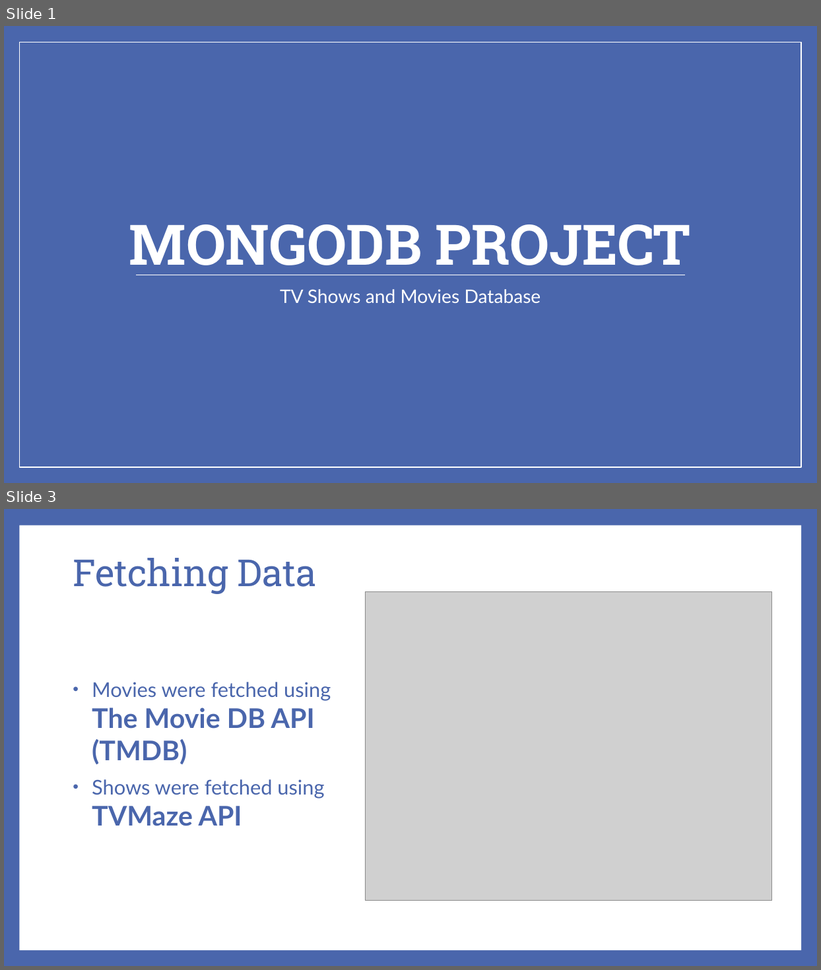
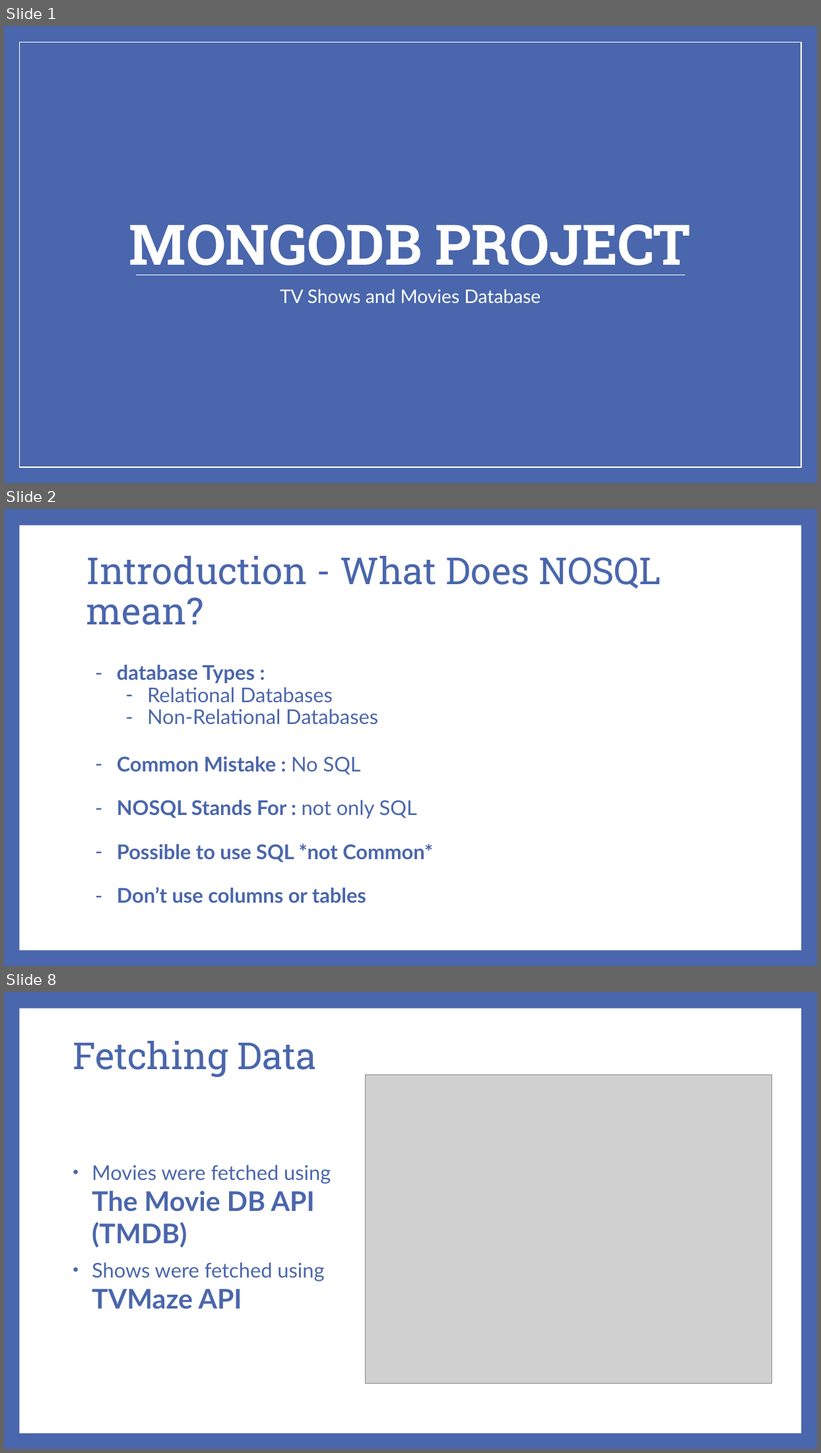
Before and after one commit to abedafnan/MonogoDB-Project, a slide deck: MongoDB Project.pptx. Shown one above the other, each under a label of ours: slides 1 and 3 before the commit, slides 1, 2 and 8 after it; the slides between them are not shown. The pictures are 821x970 and 821x1453 pixels, drawn with LibreOffice and Linux fonts; fonts in the diff are those of the drawing; grey boxes stand for pictures. Boxes give left, top, right and bottom in pixels: in the first picture for what was removed or moved away, otherwise in the second. Text is boxed around its words. In the diff, an @@ line names an element or a change of style, - is before the commit and + after.

Commit message:
Add the presentation introduction

```diff
--- a/MongoDB Project.pptx
+++ b/MongoDB Project.pptx
@@ slide 2 added at (x1=4, y1=509, x2=817, y2=966), background #4A66AC; not listed: 1 template element that a slide beside it also shows @@
@@ title added at (x1=86, y1=556, x2=661, y2=625), 44 pt, text #4A66AC @@
+Introduction - What Does NOSQL mean?
@@ text added at (x1=117, y1=665, x2=433, y2=904), 24 pt, text #4A66AC, bold @@
+– database Types :
+  – Relational Databases
+  – Non-Relational Databases
+– Common Mistake : No SQL
+– NOSQL Stands For : not only SQL
+– Possible to use SQL *not Common*
+– Don’t use columns or tables
@@ what was slide 3 is now slide 8 @@
```
Also in this commit, not shown: 1 slide changed, 5 other slides added, 1 slide removed.
